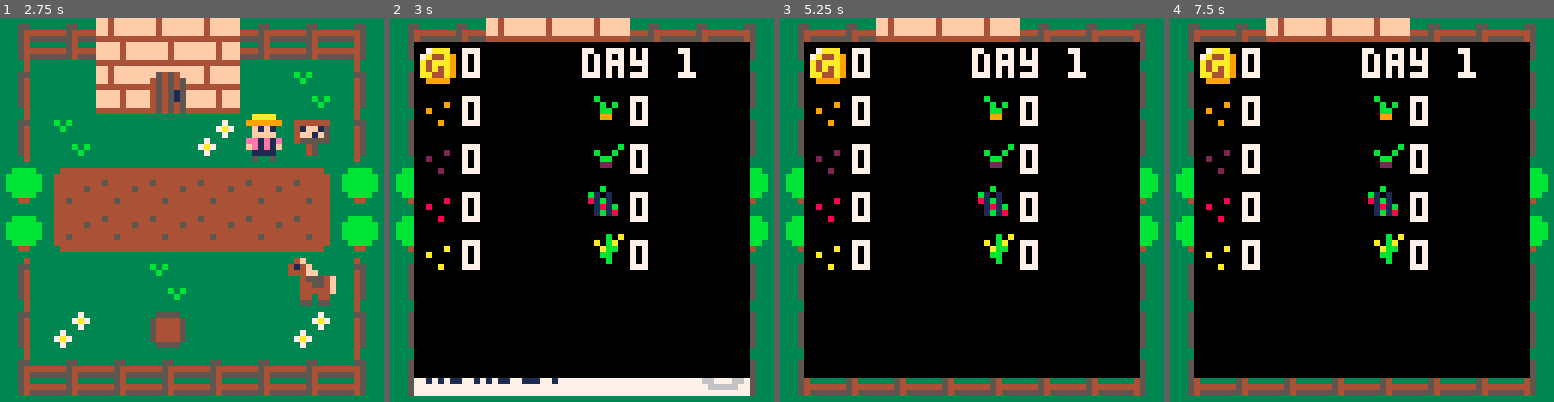
Above: before the commit, frames 1-4 (left to right).
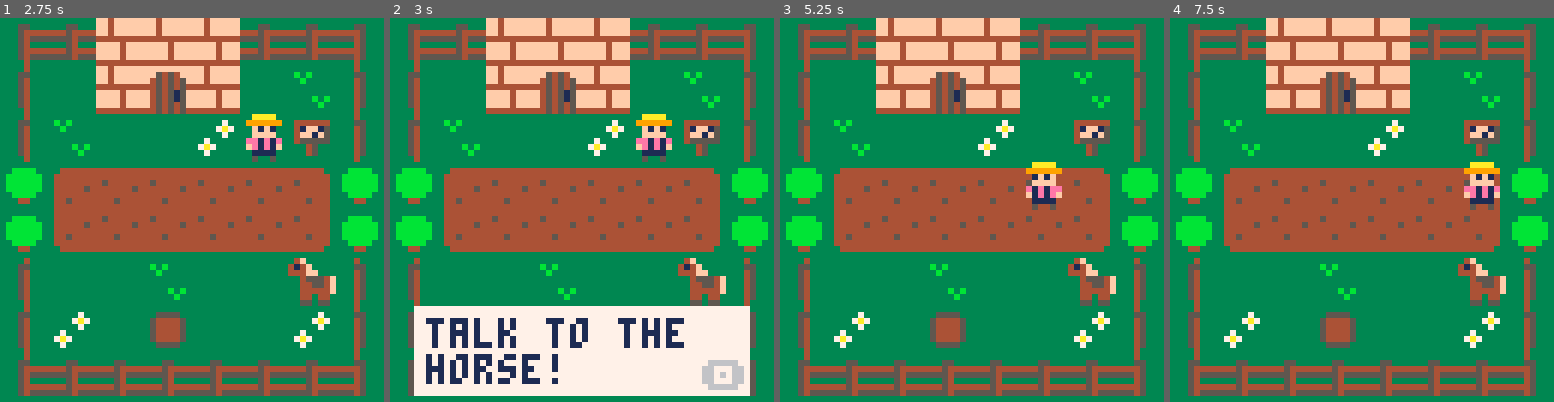
Above: after the commit, the same moments.

Repository: Qowface/lowrezjam-2022
Game: PICO-8 cartridge lrj22.p8
Two runs of this game, one before a commit and one after it. Both use one fixed random seed, a clock stepped at 60 frames per second and the inputs below.
Inputs:
- Up to frame 1 (2.75 s): tap X (X key) at 0.33, 1.07, 1.85 s; tap O (Z key) at 0.7, 1.7, 2.1, 2.5 s; hold Right 1.6-2.1 s; hold Up 2.15-2.42 s; hold Right from 2.47 s (still down)
- Up to frame 2 (3 s): keep holding Right; tap O (Z key) at 2.9 s; tap X (X key) at 2.97 s
- Up to frame 3 (5.25 s): release Right at 3.03 s; hold Left 3.08-3.58 s; tap O (Z key) every 0.4 s from 3.3 to 4.9 s; hold Down 3.63-3.97 s; hold Right 4.02-4.68 s; tap X (X key) at 4.08, 5.2 s; hold Up 4.73-5.03 s; hold Left from 5.08 s (still down)
- Up to frame 4 (7.5 s): tap O (Z key) every 0.4 s from 5.3 to 7.3 s; release Left at 5.68 s; hold Down 5.73-6.03 s; hold Right 6.08-6.58 s; tap X (X key) at 6.32, 7.43 s; hold Right 6.63-7.13 s; hold Up 7.18-7.45 s

Frame 1 is identical in both runs. In frame 2, 77% of the frame differs, in the area x 6-94%, y 6-94%; in frame 3, 77%; in frame 4, 77%.

Commit message:
Add planting UI.

Diff:
--- a/lrj22.p8
+++ b/lrj22.p8
@@ -14,9 +14,10 @@
 end
 
 function _update()
-	if not active_text then
+	if not ui_active then
 		update_player()
 	end
+	update_ui()
 end
 
 function _draw()
@@ -24,8 +25,7 @@
 	draw_map()
 	draw_player()
 	draw_crops()
-	draw_text()
-	draw_inv()
+	draw_ui()
 end
 
 -->8
@@ -195,6 +195,7 @@
 	crops[4]={name="corn",spr1=54,spr2=55}
 	crops[5]={name="axe",spr1=34,spr2=35}
 	plots={}
+	planting=false
 end
 
 function get_plot(x,y)
@@ -212,13 +213,7 @@
 		crop=crop,
 		stage=1
 	})
-	dia(crops[crop].name.." seed\nplanted!")
-end
-
---function grow(x,y)
---	local plot=get_plot(x,y)
---	plot.stage+=1
---end
+end
 
 function grow_plots()
 	for plot in all(plots) do
@@ -246,10 +241,9 @@
 		if p.axeseed then
 			plant(x,y,5)
 			p.axeseed=false
-		elseif p.seeds[1]>=1 then
-			--todo: pick crop to plant
-			plant(x,y,1)
-			p.seeds[1]-=1
+			dia("axe seed\nplanted!")
+		else
+			pick_seed(x,y)
 		end
 	elseif plot.stage==1 then
 		--still growing
@@ -276,6 +270,8 @@
 --ui
 
 function init_ui()
+	ui_active=false
+	show_inv=false
 	texts={}
 	add_text(5,2,"moo!")
 	add_text(4,6,"moo!")
@@ -285,6 +281,21 @@
 	add_text(17,2,"★ farm ★\n(yours)")
 	add_text(21,1,"that's it\nso far...")
 	dias={}
+	init_plant()
+end
+
+function update_ui()
+	ui_active=(active_text or planting or show_inv)
+
+	show_inv=(btn(❎) and btn(🅾️))
+
+	if (planting) update_plant()
+end
+
+function draw_ui()
+	draw_text()
+	draw_inv()
+	draw_plant()
 end
 
 function add_text(x,y,txt)
@@ -334,7 +345,7 @@
 end
 
 function draw_inv()
-	if (not btn(❎)) return
+	if (not show_inv) return
 
 	local ix=mx*8+4
 	local iy=my*8+4
@@ -357,6 +368,59 @@
 	elseif p.axeseed then
 		spr(34,ix,iy+48)
 	end
+end
+
+function init_plant()
+	psel=1
+	pcount=#p.seeds
+end
+
+function pick_seed(x,y)
+	planting=true
+	plantx=x
+	planty=y
+end
+
+function update_plant()
+ if btnp(❎) then
+ 	planting=false
+ 	return
+ end
+
+ --todo: stop movement input
+ --from changing selection
+ if (btnp(⬅️)) psel-=1
+ if (btnp(➡️)) psel+=1
+ if psel<1 then
+ 	psel=pcount
+ elseif psel>pcount then
+ 	psel=1
+ end
+
+ local sc=p.seeds[psel]
+
+ if btnp(🅾️) and sc>=1 then
+ 	plant(plantx,planty,psel)
+ 	p.seeds[psel]-=1
+ 	planting=false
+ end
+end
+
+function draw_plant()
+	if (not planting) return
+
+	local px=mx*8+4
+	local py=my*8+20
+	local cn=crops[psel].name
+	local cs=crops[psel].spr2
+	local sc=p.seeds[psel]
+
+	rectfill(px,py,px+55,py+23,0)
+	print("🅾️plant ❎nvm",px+2,py+17,7)
+	print("⬅️",px+15,py+9,7)
+	print("➡️",px+34,py+9,7)
+	print(cn.." ("..sc..")",px+2,py+2,7)
+	spr(cs,px+24,py+8)
 end
 
 __gfx__
